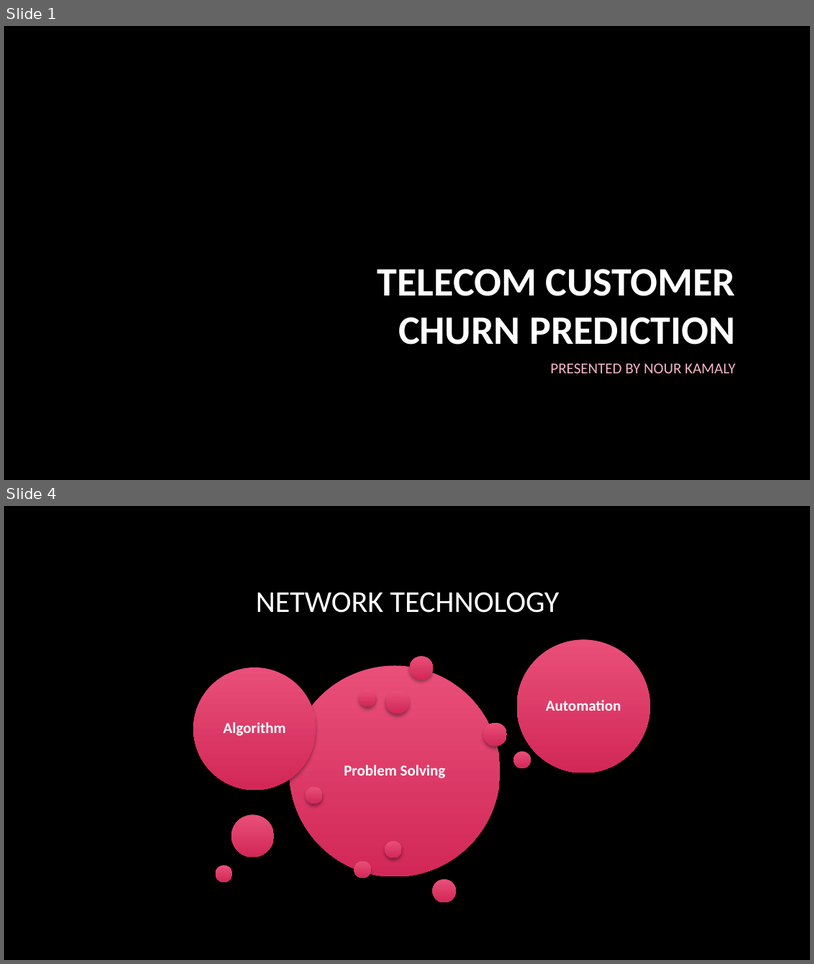
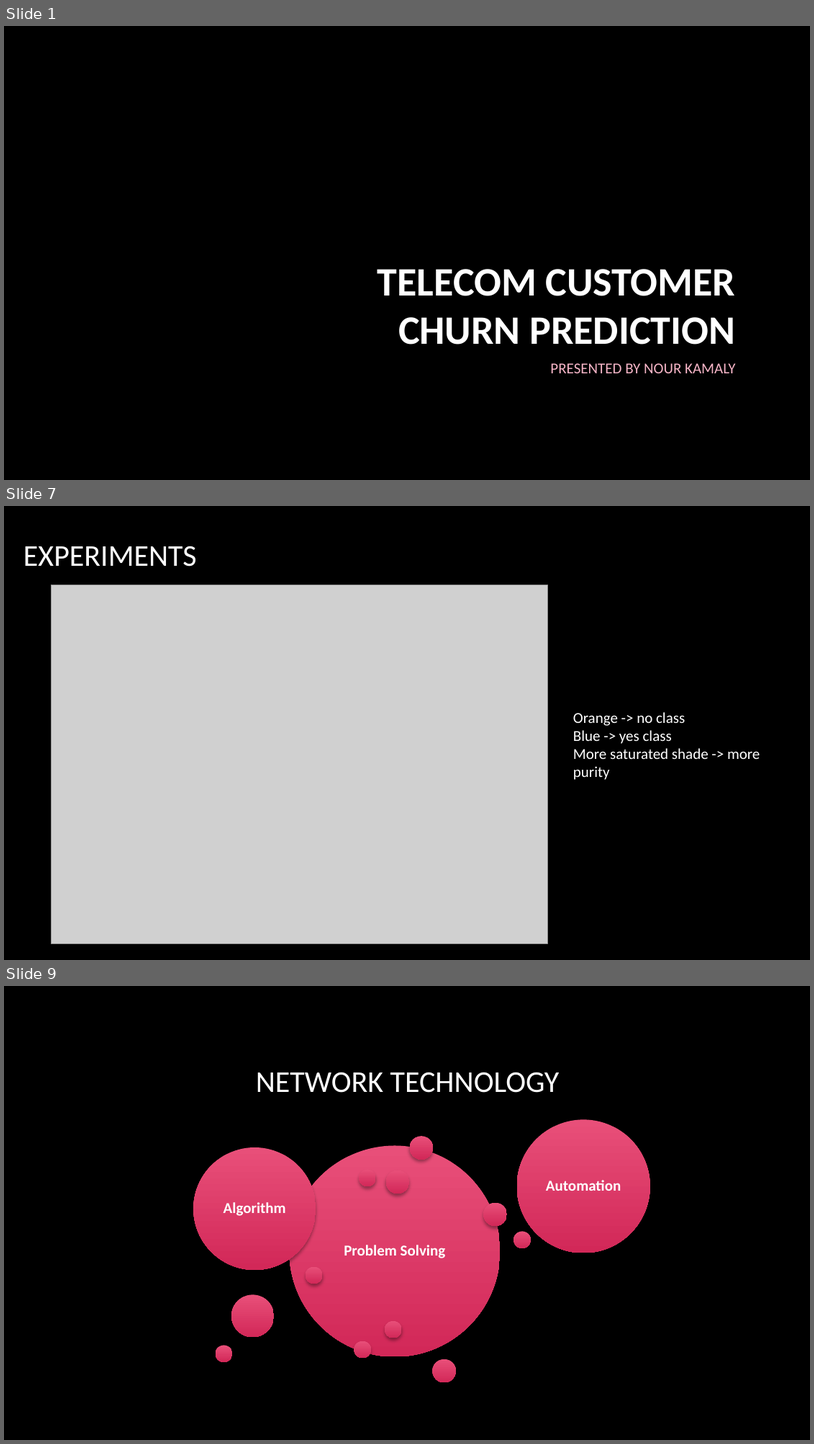
Before and after one commit to NourKamaly/TelecomCustomerChurnPrediction, a slide deck: 6. Documentation/Telecom Customer Churn Prediction.pptx. Shown one above the other, each under a label of ours: slides 1 and 4 before the commit, slides 1, 7 and 9 after it; the slides between them are not shown. The pictures are 814x964 and 814x1444 pixels, drawn with LibreOffice and Linux fonts; fonts in the diff are those of the drawing; grey boxes stand for pictures; background and template pictures are left out. Boxes give left, top, right and bottom in pixels: in the first picture for what was removed or moved away, otherwise in the second. Text is boxed around its words. In the diff, an @@ line names an element or a change of style, - is before the commit and + after.

```diff
--- a/6. Documentation/Telecom Customer Churn Prediction.pptx
+++ b/6. Documentation/Telecom Customer Churn Prediction.pptx
@@ slide 7 added at (4,506,810,960), background picture (left out) @@
@@ title added at (23,546,197,566), 36 pt, text #FFFFFF @@
+EXPERIMENTS
@@ picture added at (52,584,548,943) @@
@@ text added at (574,712,760,780), 18 pt, text #FFFFFF @@
+Orange -> no class
+Blue -> yes class
+More saturated shade -> more purity
@@ what was slide 4 is now slide 9 @@
```
Also in this commit, not shown: 1 slide changed, 4 other slides added.
